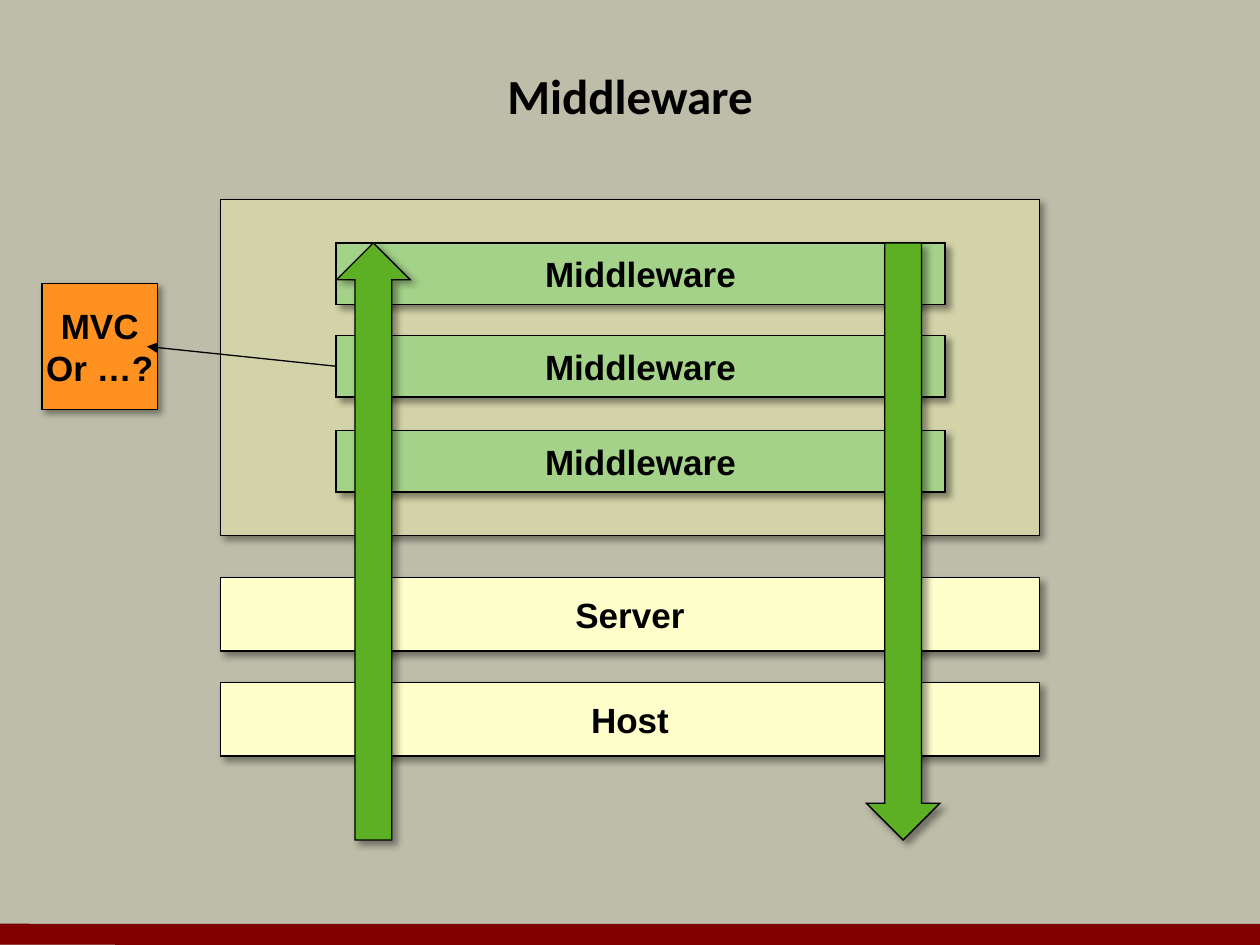
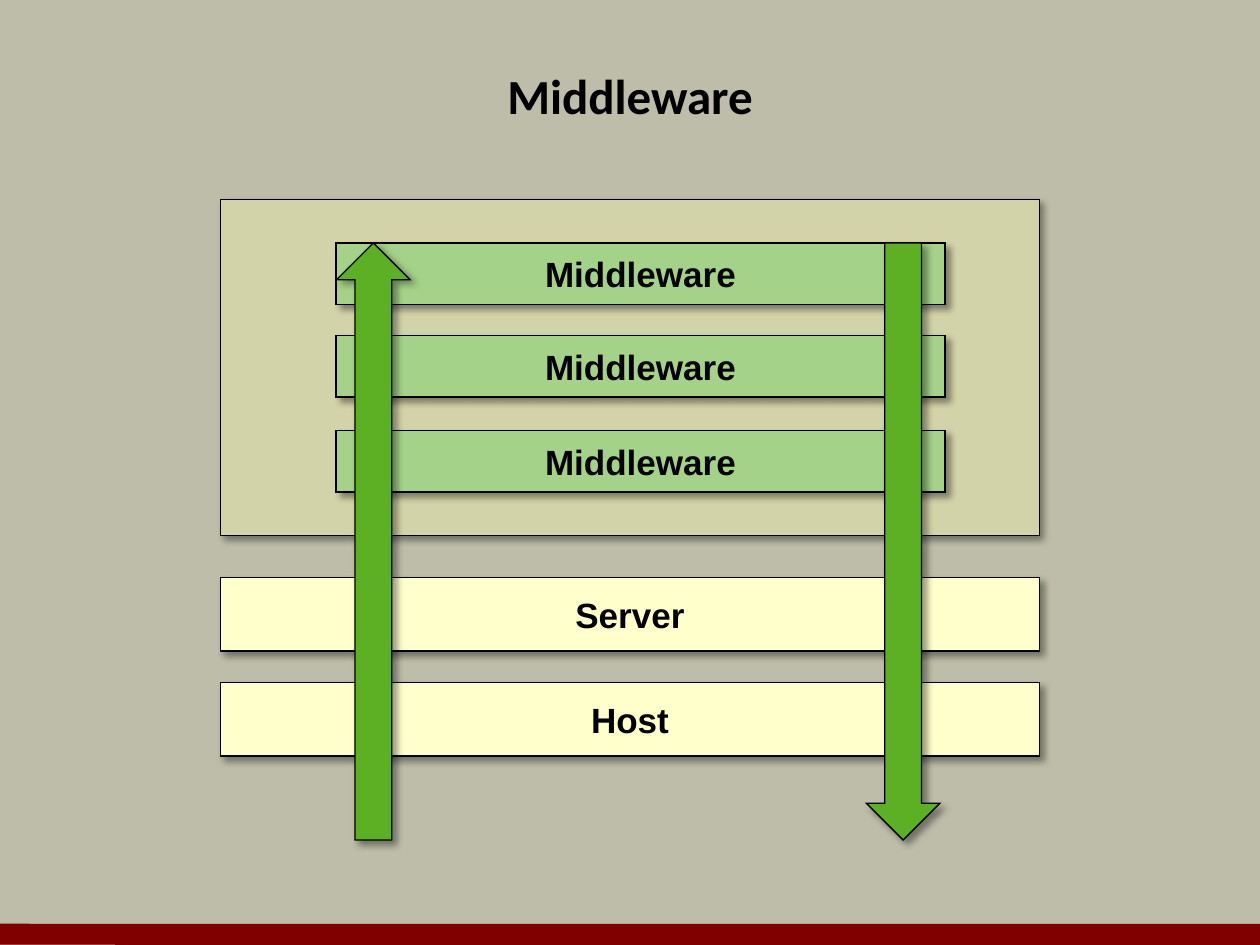
Before and after one commit to OdeToCode/classes, a slide deck: slide 4 of aspnet5/slides/02_Middleware.pptx (slide 7 before the commit). Drawn at 1260x945 pixels with LibreOffice and Linux fonts; fonts in the diff are those of the drawing; background and template pictures are left out. Boxes give left, top, right and bottom in pixels: in the first picture for what was removed or moved away, otherwise in the second. Text is boxed around its words. In the diff, an @@ line names an element or a change of style, - is before the commit and + after.

Commit message:
slide updates

```diff
--- a/aspnet5/slides/02_Middleware.pptx
+++ b/aspnet5/slides/02_Middleware.pptx
@@ rectangle removed at (x1=42, y1=284, x2=158, y2=410) @@
-MVC
-Or …?
@@ arrow removed from (336, 367) to (147, 346) @@
```
Also in this commit, not shown: 3 slides removed, 1 other file.
